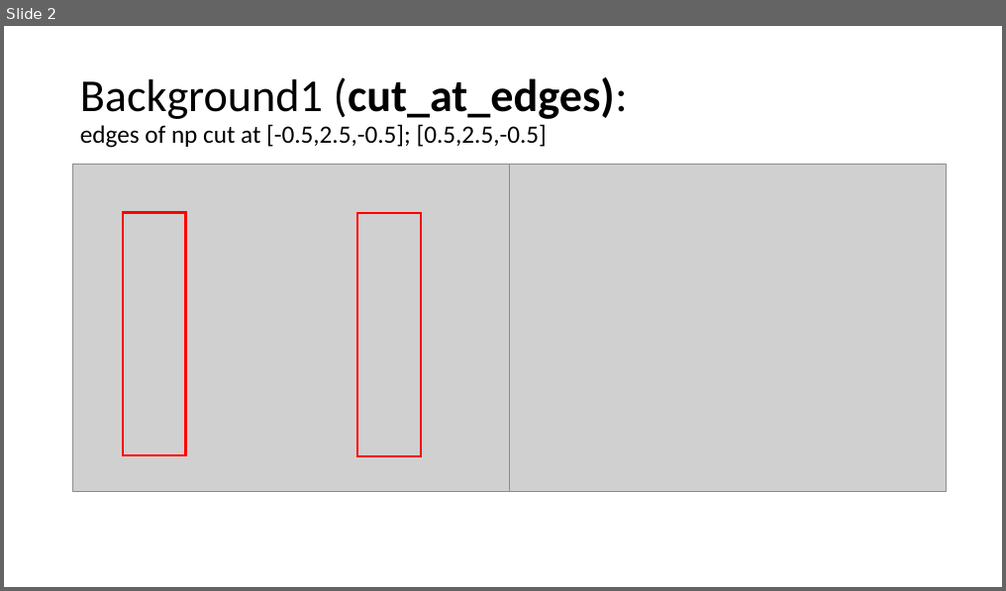
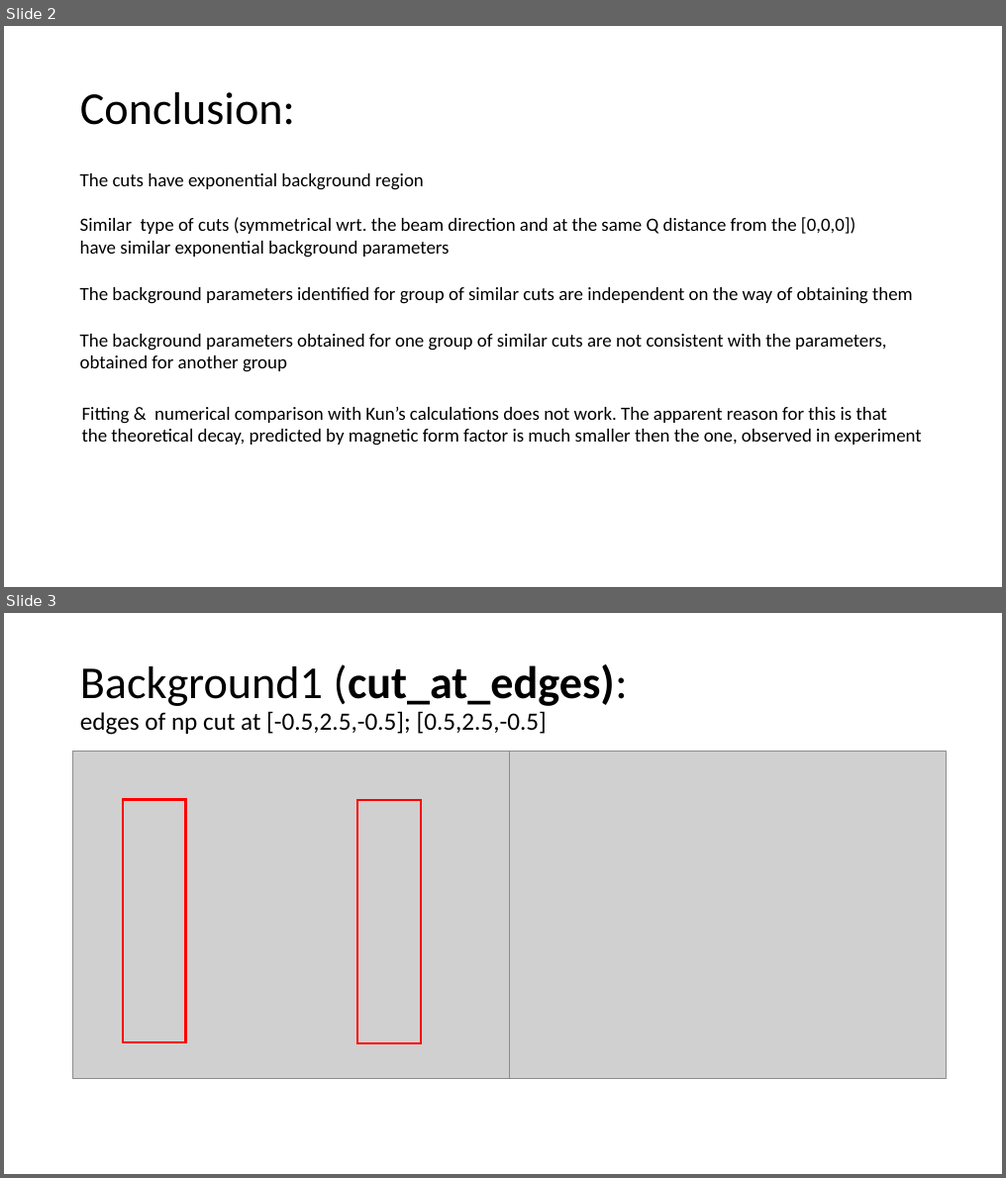
Before and after one commit to abuts/Fe, a slide deck: Article2020/Analysing_NP.pptx. Shown one above the other, each under a label of ours: slide 2 before the commit, slides 2 and 3 after it. The pictures are 1006x591 and 1006x1178 pixels, drawn with LibreOffice and Linux fonts; fonts in the diff are those of the drawing; grey boxes stand for pictures. Boxes give left, top, right and bottom in pixels: in the first picture for what was removed or moved away, otherwise in the second. Text is boxed around its words. In the diff, an @@ line names an element or a change of style, - is before the commit and + after.

Commit message:
completed analysing for NP direction, high energy transfer

```diff
--- a/Article2020/Analysing_NP.pptx
+++ b/Article2020/Analysing_NP.pptx
@@ slide 2 added at bbox=[4, 26, 1002, 587], background #FFFFFF @@
@@ title added at bbox=[80, 92, 295, 125], 44 pt, text #000000 @@
+Conclusion:
@@ text added at bbox=[80, 174, 424, 190], 18 pt, text #000000 @@
+The cuts have exponential background region
@@ text added at bbox=[80, 217, 855, 258], 18 pt, text #000000 @@
+Similar type of cuts (symmetrical wrt. the beam direction and at the same Q distance from the [0,0,0])
+have similar exponential background parameters
@@ text added at bbox=[80, 287, 913, 304], 18 pt, text #000000 @@
+The background parameters identified for group of similar cuts are independent on the way of obtaining them
@@ text added at bbox=[80, 334, 886, 372], 18 pt, text #000000 @@
+The background parameters obtained for one group of similar cuts are not consistent with the parameters,
+obtained for another group
@@ text added at bbox=[82, 407, 922, 446], 18 pt, text #000000 @@
+Fitting & numerical comparison with Kun’s calculations does not work. The apparent reason for this is that
+the theoretical decay, predicted by magnetic form factor is much smaller then the one, observed in experiment
@@ what was slide 2 is now slide 3 @@
```
Also in this commit, not shown: 2 slides changed, 1 other slide added, 2 other files.
